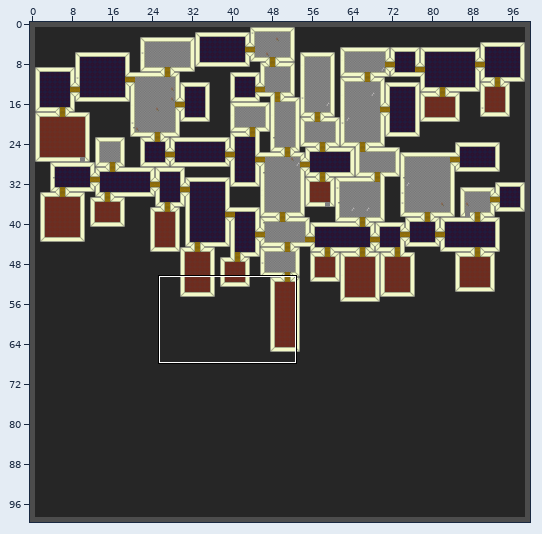
One commit to this Tiled map: desktop/Maps/test.tmx. Above, an overview of the earlier version with the close-up marked.
Close-up. Old version:
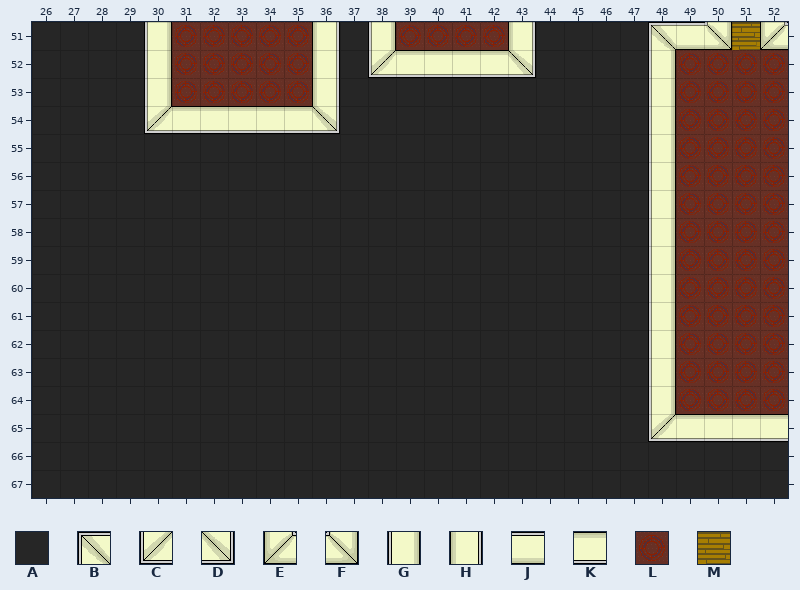
Cells are 32x32 px. Shown: x 26..52, y 51..67. The commit also changed other parts of the map, which this record leaves out.
Key: from "Office01": A 0, B 2, C 4, D 5, E 8, F 9, G 10, H 20, J 30, K 40, L 70, M 99.
_ is an empty cell.
Layer "Tile Layer 1" before, first column x 26:
51 AAAAGLLLLLHAGLLLLHAAAABJFME
52 AAAAGLLLLLHACKKKKDAAAAGLLLL
53 AAAAGLLLLLHAAAAAAAAAAAGLLLL
54 AAAACKKKKKDAAAAAAAAAAAGLLLL
55 AAAAAAAAAAAAAAAAAAAAAAGLLLL
56 AAAAAAAAAAAAAAAAAAAAAAGLLLL
57 AAAAAAAAAAAAAAAAAAAAAAGLLLL
58 AAAAAAAAAAAAAAAAAAAAAAGLLLL
59 AAAAAAAAAAAAAAAAAAAAAAGLLLL
60 AAAAAAAAAAAAAAAAAAAAAAGLLLL
61 AAAAAAAAAAAAAAAAAAAAAAGLLLL
62 AAAAAAAAAAAAAAAAAAAAAAGLLLL
63 AAAAAAAAAAAAAAAAAAAAAAGLLLL
64 AAAAAAAAAAAAAAAAAAAAAAGLLLL
65 AAAAAAAAAAAAAAAAAAAAAACKKKK
66 AAAAAAAAAAAAAAAAAAAAAAAAAAA
67 AAAAAAAAAAAAAAAAAAAAAAAAAAA
New version:
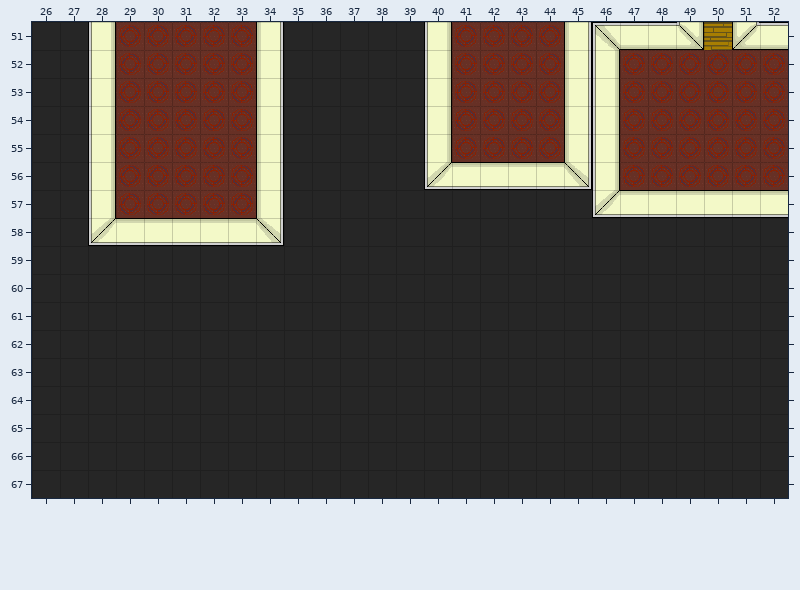
From old to new:
{"where": "layer \"Tile Layer 1\""}
{"y":51,"x":28,"old":"AAG","new":"GLL"}
{"y":51,"x":34,"old":"LLH","new":"HAA"}
{"y":51,"x":38,"old":"GLL","new":"AAG"}
{"y":51,"x":43,"old":"HAAAABJFME","new":"LLHBJJFMEJ"}
{"y":52,"x":28,"old":"AAG","new":"GLL"}
{"y":52,"x":34,"old":"LLH","new":"HAA"}
{"y":52,"x":38,"old":"CKKKKDAAAAG","new":"AAGLLLLHGLL"}
{"y":53,"x":28,"old":"AAG","new":"GLL"}
{"y":53,"x":34,"old":"LLH","new":"HAA"}
{"y":53,"x":40,"old":"AAAAAAAAG","new":"GLLLLHGLL"}
{"y":54,"x":28,"old":"AACKKKKKD","new":"GLLLLLHAA"}
{"y":54,"x":40,"old":"AAAAAAAAG","new":"GLLLLHGLL"}
{"y":55,"x":28,"old":"AAAAAAA","new":"GLLLLLH"}
{"y":55,"x":40,"old":"AAAAAAAAG","new":"GLLLLHGLL"}
{"y":56,"x":28,"old":"AAAAAAA","new":"GLLLLLH"}
{"y":56,"x":40,"old":"AAAAAAAAG","new":"CKKKKDGLL"}
{"y":57,"x":28,"old":"AAAAAAA","new":"GLLLLLH"}
{"y":57,"x":46,"old":"AAGLLLL","new":"CKKKKKK"}
{"y":58,"x":28,"old":"AAAAAAA","new":"CKKKKKD"}
{"y":58,"x":48,"old":"GLLLL","new":"AAAAA"}
{"y":59,"x":48,"old":"GLLLL","new":"AAAAA"}
{"y":60,"x":48,"old":"GLLLL","new":"AAAAA"}
{"y":61,"x":48,"old":"GLLLL","new":"AAAAA"}
{"y":62,"x":48,"old":"GLLLL","new":"AAAAA"}
{"y":63,"x":48,"old":"GLLLL","new":"AAAAA"}
{"y":64,"x":48,"old":"GLLLL","new":"AAAAA"}
{"y":65,"x":48,"old":"CKKKK","new":"AAAAA"}
{"label":"changed","picture_box":[88,22,340,246]}
{"label":"changed","picture_box":[368,22,788,442]}
